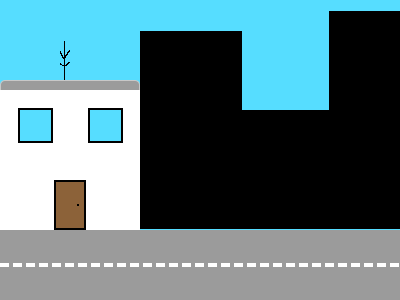
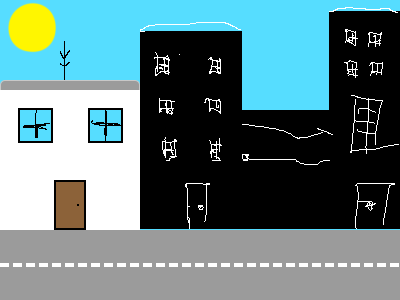
Revision of a layered 400 x 300 image; what changed, layer by layer:
added layer "Layer 6" in group "house1" over 7, 2, 399, 229
